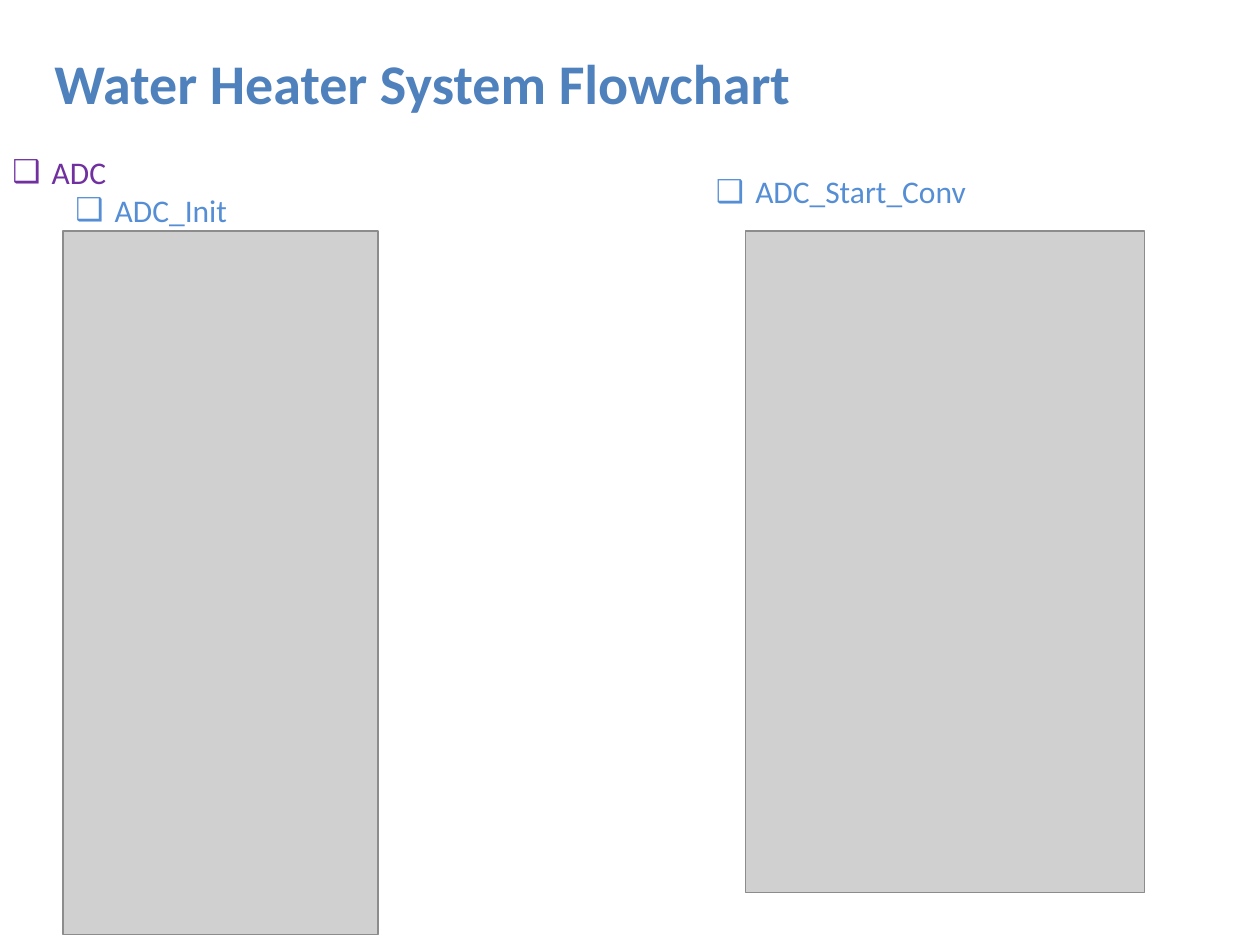
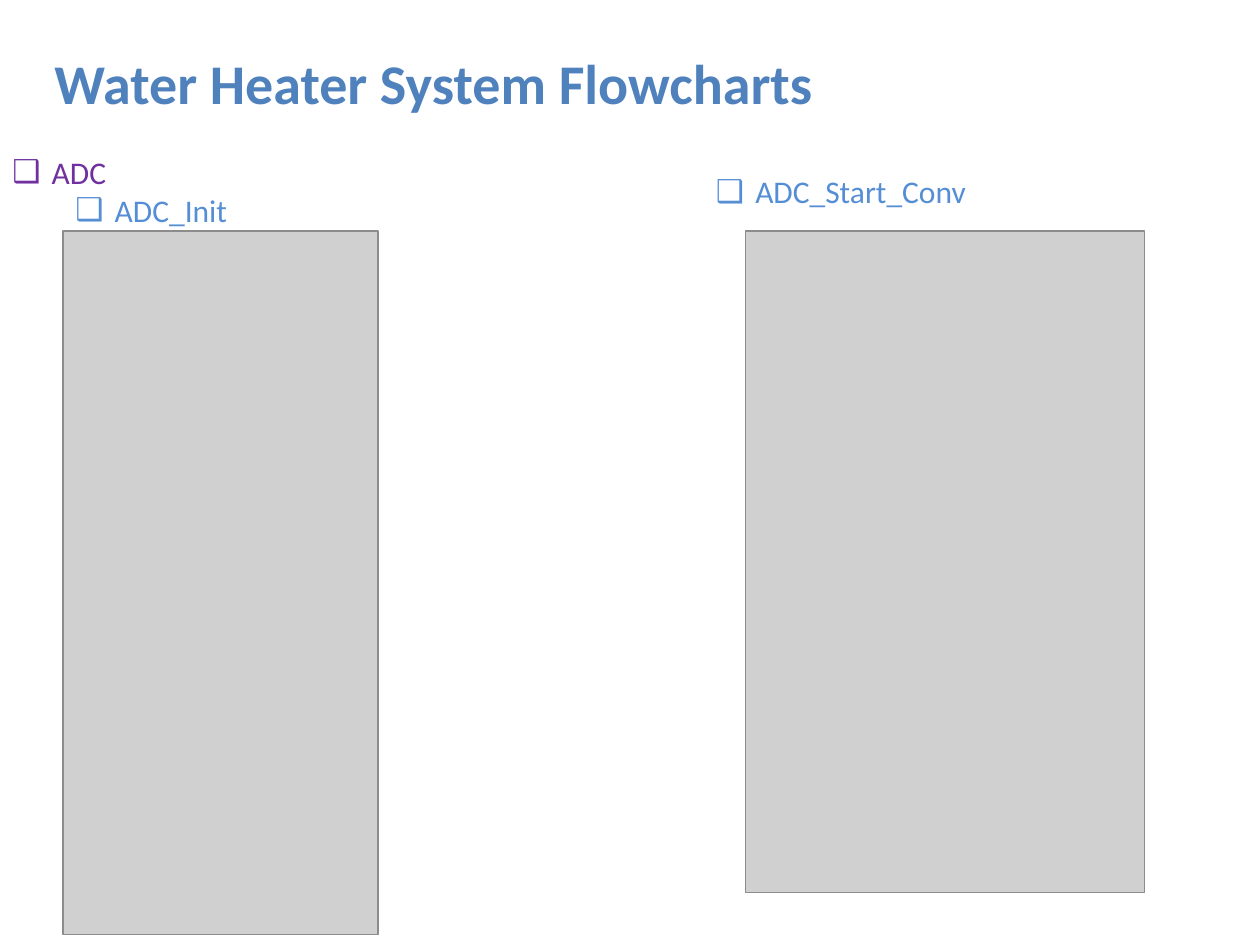
Before and after one commit to Abdelaziz-Sayed-Mohamed/water_heater, a slide deck: slide 6 of WaterHeater.pptx (slide 5 before the commit). Drawn at 1260x945 pixels with LibreOffice and Linux fonts; fonts in the diff are those of the drawing; grey boxes stand for pictures. Boxes give left, top, right and bottom in pixels: in the first picture for what was removed or moved away, otherwise in the second. Text is boxed around its words. In the diff, an @@ line names an element or a change of style, - is before the commit and + after.

```diff
--- a/WaterHeater.pptx
+++ b/WaterHeater.pptx
@@ text at box(54, 64, 812, 113): text changed @@
-Water Heater System Flowchart
+Water Heater System Flowcharts
```
Also in this commit, not shown: 1 slide added, 59 other files.
